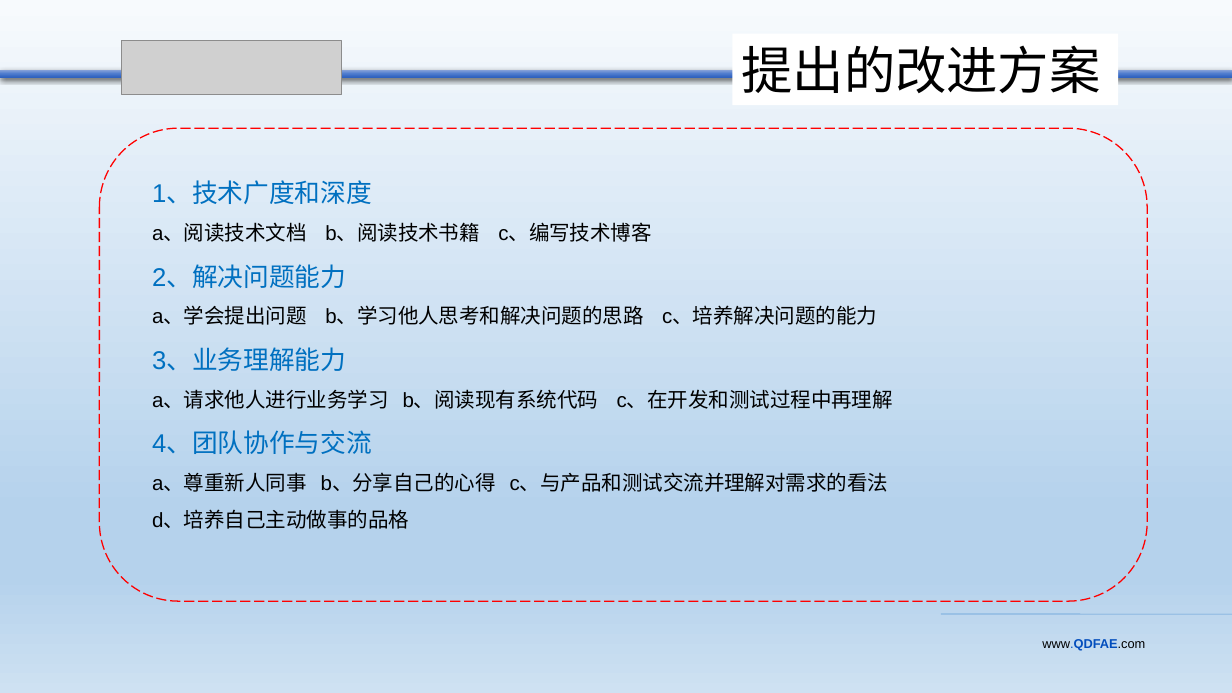
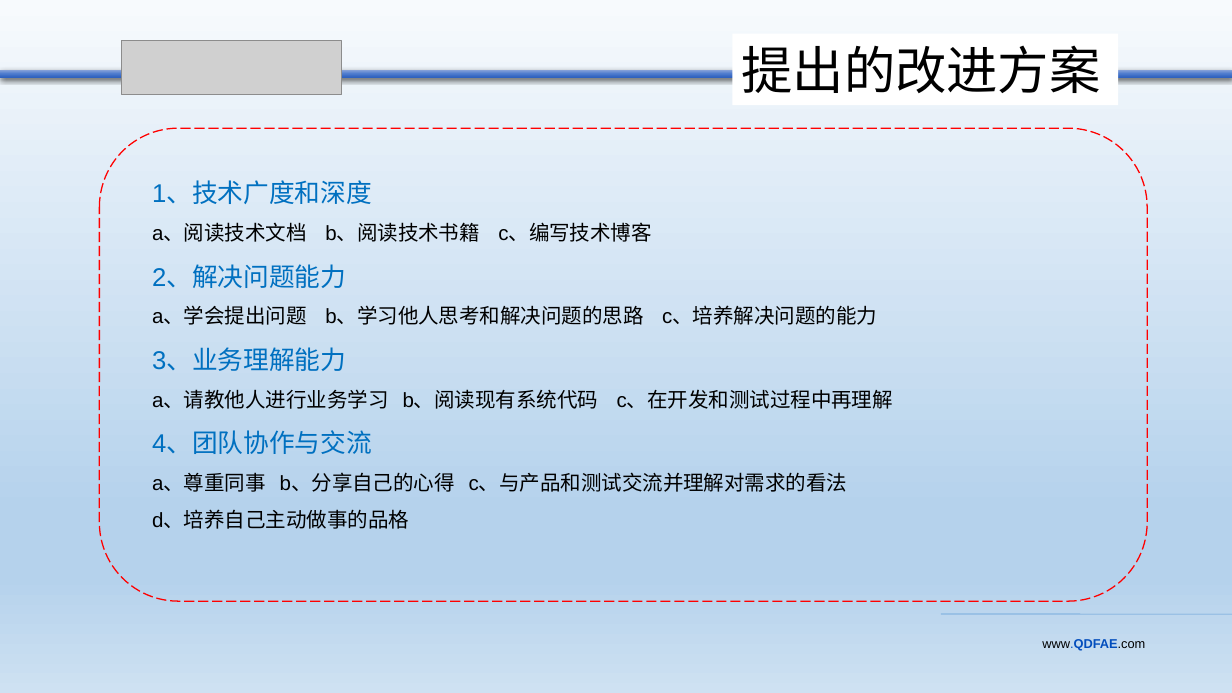
Before and after one commit to lhw1320/springcloud, a slide deck: slide 9 of doc/src/main/resources/qdfae/青金中心连宏伟转正答辩.pptx. Drawn at 1232x693 pixels with LibreOffice and Linux fonts; fonts in the diff are those of the drawing; grey boxes stand for pictures. Boxes give left, top, right and bottom in pixels: in the first picture for what was removed or moved away, otherwise in the second. Text is boxed around its words. In the diff, an @@ line names an element or a change of style, - is before the commit and + after.

```diff
--- a/doc/src/main/resources/qdfae/青金中心连宏伟转正答辩.pptx
+++ b/doc/src/main/resources/qdfae/青金中心连宏伟转正答辩.pptx
@@ text at (x1=152, y1=391, x2=893, y2=409): text changed @@
-a、请求他人进行业务学习 b、阅读现有系统代码 c、在开发和测试过程中再理解
+a、请教他人进行业务学习 b、阅读现有系统代码 c、在开发和测试过程中再理解
@@ text at (x1=152, y1=474, x2=848, y2=492): text changed @@
-a、尊重新人同事 b、分享自己的心得 c、与产品和测试交流并理解对需求的看法
+a、尊重同事 b、分享自己的心得 c、与产品和测试交流并理解对需求的看法
```
Also in this commit, not shown: 7 other slides changed.
